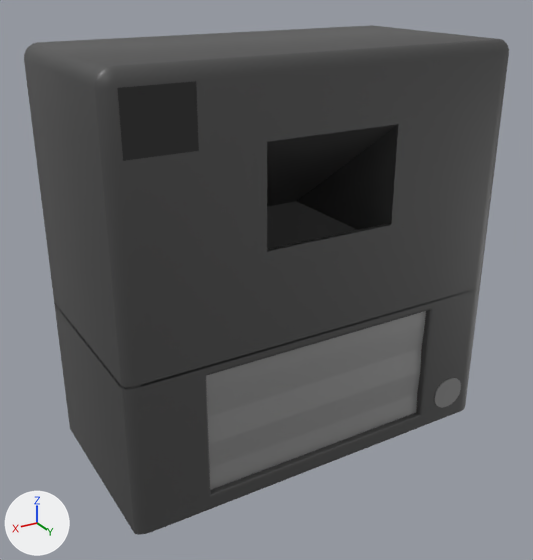
The FBX model exported/muelltrenner-model.fbx: old version first, new version second.
Before and after are seen from a camera (50 mm lens) standing at (0.728, 1.189, 0.929) and looking at (0.029, 0.023, 0.346). The lights are fixed; the arrows at lower left show +X, +Y and +Z. Where no turn or scale is listed for an object, it has been applied to the vertices. Vertices at the same position are counted once.

Objects in the first picture: 'Button', 'Door', 'Housing', 'Plane for indicators'.
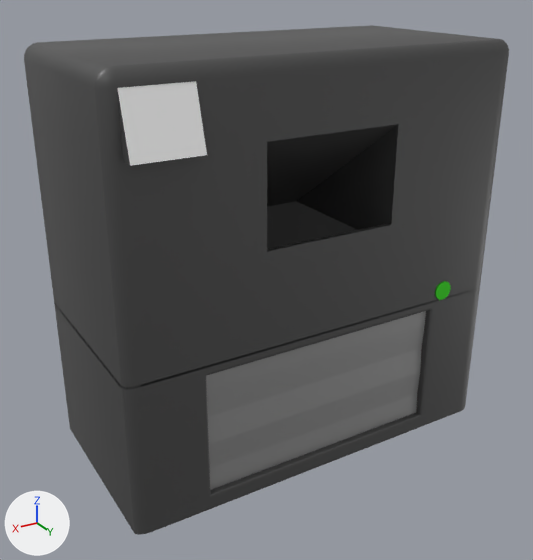
The change, as a diff of the scene's bpy script:
```diff
--- a/exported/muelltrenner-model.fbx.py
+++ b/exported/muelltrenner-model.fbx.py
@@ mat_material_011 @@
 mat_material_011 = principled_material('Material.011')
-mat_material_011.base_color = (0.0383, 0.0383, 0.0383)  # black #373737
+mat_material_011.base_color = (0.109, 0.107, 0.496)  # blue #5d5cbb
 mat_material_011.metallic = 0.197
@@ me_cube_003 @@
 me_cube_003.from_pydata(...)  # 4 vertices, 1 face; spans x 0.632..0.93, y 1.0, z 0.676..0.93
 # used by ob_plane_for_indicators; location = (0.0, 0.0, 0.4); scale = (0.4, 0.2, 0.4)
 # verts and faces of me_cube_003; kept vertices keep their numbers, new ones are numbered from 4
-me_cube_003.materials.append(mat_material_011)  # black #373737
+# me_cube_003 part 2
+delete_vertices([*range(0, 4)])  # with the faces that use them
+# me_cube_003 part 3
+verts[4] = (0.149, 0.0, 0.127)  # pixel (117, 87)
+verts[5] = (0.149, -0.007, -0.139)  # pixel (130, 165)
+verts[6] = (-0.149, 0.0, 0.127)  # pixel (196, 80)
+verts[7] = (-0.149, -0.007, -0.139)  # pixel (207, 155)
+verts[8] = (0.149, -0.157, 0.149)
+verts[9] = (0.149, -0.165, -0.117)
+verts[10] = (-0.149, -0.157, 0.149)
+verts[11] = (-0.149, -0.165, -0.117)
+faces += [(6, 7, 11, 10), (4, 8, 9, 5), (5, 9, 11, 7)]
+me_cube_003.materials.append(mat_material_002)  # dark grey #616161
@@ me_cube_006 @@
 # used by ob_button; location = (-0.327, 0.199, 0.064); scale = (0.0376, 0.00277, 0.0347)
-me_cube_006.from_pydata(...)  # 48 vertices, 26 faces; spans x -1.0..1.0, y -1.0..1.0, z -1.0..1.0
-me_cube_006.materials.append(mat_material_006)  # grey #8a8a8a
+me_cube_006.from_pydata(...)  # 64 vertices, 34 faces; spans x -1.0..1.0, y -1.0..1.0, z -1.0..1.0
+# me_cube_006 part 1: the whole mesh is rebuilt
+me_cube_006.materials.append(mat_material)  # green #46e72a
@@ me_cube_006_1 @@
+me_cube_006_1.from_pydata([(0.0596, -0.014, 0.0488), (0.0596, 0.014, -0.054), (-0.0596, -0.014, 0.0488), (-0.0596, 0.014, -0.054)], [], [(3, 2, 0, 1)])
+me_cube_006_1.materials.append(mat_material_004)  # white #ffffff
@@ ob_plane_for_indicators @@
 ob_plane_for_indicators = bpy.data.objects.new('Plane for indicators', me_cube_003)
-ob_plane_for_indicators.location = (0.0, 0.0, 0.4)
+ob_plane_for_indicators.location = (0.312, 0.213, 0.724)
+ob_plane_for_indicators.rotation_euler = (0.279, 0.0, 0.0)  # degrees (16, 0, 0)
 ob_plane_for_indicators.scale = (0.4, 0.2, 0.4)
@@ ob_button @@
 ob_button = bpy.data.objects.new('Button', me_cube_006)
-ob_button.location = (-0.327, 0.199, 0.064)
-ob_button.scale = (0.0376, 0.00277, 0.0347)
+ob_button.location = (-0.28, 0.201, 0.32)
+ob_button.rotation_euler = (1.571, 0.0, 0.0)  # degrees (90, 0, 0)
+ob_button.scale = (0.0196, 0.0196, 0.00237)
@@ ob_plane_for_indicators_001 @@
+ob_plane_for_indicators_001 = bpy.data.objects.new('Plane for indicators.001', me_cube_006_1)
+ob_plane_for_indicators_001.location = (0.312, 0.213, 0.724)
```

What differs and where, as boxes (x1, y1, x2, y2) in the pictures (533 x 560 px):
'Plane for indicators.001', added
    after: (117, 81, 207, 166)
'Plane for indicators', recoloured, reshaped, moved, turned
    before: (117, 81, 199, 161)
    after: (118, 95, 130, 165)
'Button', reshaped, moved, turned, rescaled
    before: (435, 378, 461, 408)
    after: (435, 281, 451, 300)
part 2 of me_cube_003, deleted (black)
    before: (117, 81, 199, 161)
part 3 of me_cube_003, added
    after: (118, 95, 130, 165)
